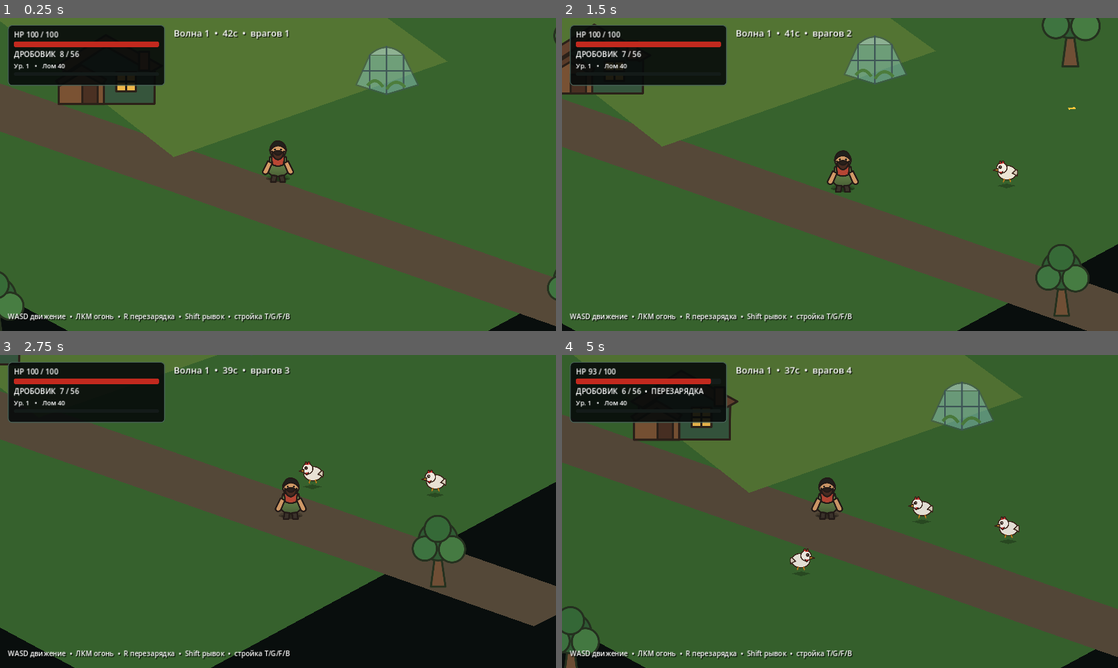
Above: before the commit, frames 1-4 (two rows, left to right).
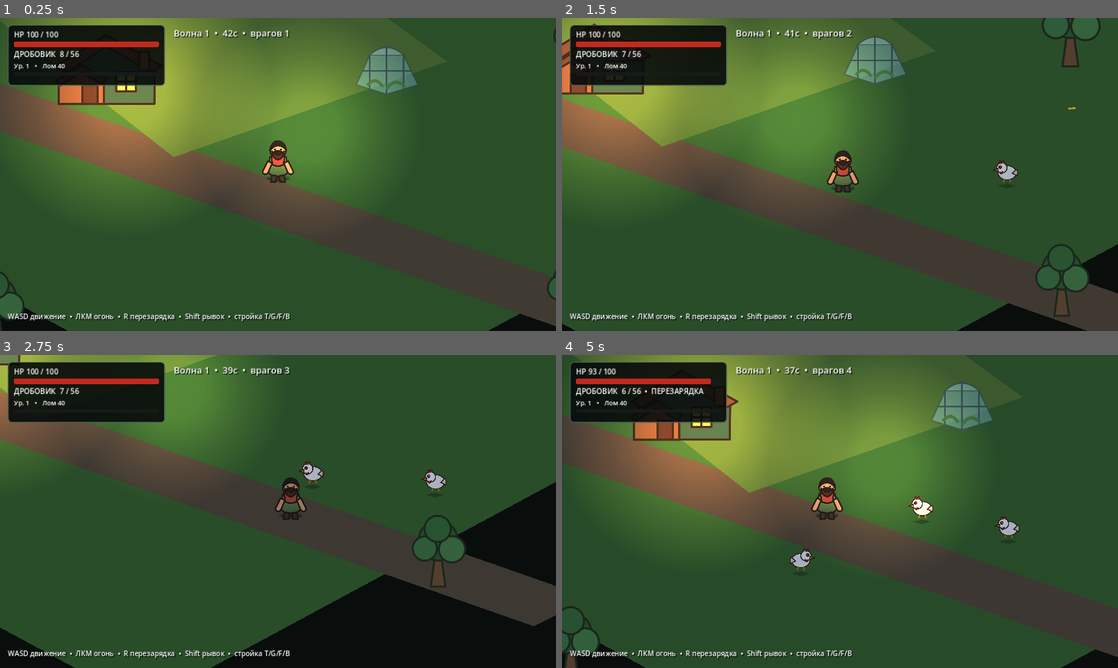
Above: after the commit, the same moments.

Repository: motomotoo1997-art/monster-quest
Game: Godot game, scene res://scenes/main.tscn
The game is run twice, just before and just after one commit, with the same random seed, the same clock (stepped at 60 frames per second) and the same inputs.
Inputs (mouse positions are in pixels of both pictures, inside the frame that each line leads up to):
- Up to frame 1 (0.25 s): no input
- Up to frame 2 (1.5 s): tap Enter at 0.5 s; move the mouse to (962, 158) at 0.52 s; hold D 0.53-1.28 s; tap T at 0.6 s; click (962, 158) at 0.67 s; move the mouse to (728, 190) at 1.27 s; hold S from 1.28 s (still down); tap G at 1.35 s
- Up to frame 3 (2.75 s): move the mouse to (333, 442) at 2.02 s; release S at 2.03 s; hold D from 2.03 s (still down); tap F at 2.1 s
- Up to frame 4 (5 s): move the mouse to (812, 574) at 2.77 s; release D at 2.78 s; hold W 2.78-3.53 s; tap B at 2.85 s; click (812, 574) at 2.92 s; move the mouse to (1006, 558) at 3.52 s; hold Shift 3.53-4.28 s; hold A from 3.53 s (still down); move the mouse to (673, 464) at 4.27 s; tap R at 4.35 s

The runs differ from the first frame. In frame 1, 17% of the frame differs, in the area x 0-100%, y 0-96%; in frame 2, 15%; in frame 3, 4.4%; in frame 4, 17%.

Commit message:
art: add ambient and warm 2D lighting

Diff:
--- a/dacha-last-day/scenes/main.tscn
+++ b/dacha-last-day/scenes/main.tscn
@@ -6,6 +6,7 @@
 [ext_resource type="Texture2D" path="res://assets/greenhouse.svg" id="4"]
 [ext_resource type="Texture2D" path="res://assets/tree.svg" id="5"]
 [ext_resource type="PackedScene" path="res://scenes/dacha_core.tscn" id="6"]
+[ext_resource type="Texture2D" path="res://assets/light_radial.svg" id="7"]
 
 [sub_resource type="StyleBoxFlat" id="StatusPanel"]
 bg_color = Color(0.025, 0.04, 0.04, 0.9)
@@ -48,6 +49,8 @@
 script = ExtResource("1")
 [node name="World" type="Node2D" parent="."]
 y_sort_enabled = true
+[node name="AmbientModulate" type="CanvasModulate" parent="World"]
+color = Color(0.74, 0.79, 0.9, 1)
 [node name="Ground" type="Polygon2D" parent="World"]
 polygon = PackedVector2Array(-1300, 0, 0, -700, 1300, 0, 0, 700)
 color = Color(0.22, 0.39, 0.18, 1)
@@ -64,12 +67,24 @@
 position = Vector2(-390, -160)
 texture = ExtResource("3")
 scale = Vector2(0.62, 0.62)
+[node name="HouseWarmLight" type="PointLight2D" parent="World"]
+position = Vector2(-350, -112)
+texture = ExtResource("7")
+texture_scale = 2.7
+energy = 1.35
+color = Color(1, 0.63, 0.31, 1)
 [node name="DachaCore" parent="World" instance=ExtResource("6")]
 position = Vector2(-390, -45)
 [node name="Greenhouse" type="Sprite2D" parent="World"]
 position = Vector2(250, -165)
 texture = ExtResource("4")
 scale = Vector2(0.52, 0.52)
+[node name="YardWarmLight" type="PointLight2D" parent="World"]
+position = Vector2(70, -25)
+texture = ExtResource("7")
+texture_scale = 2.1
+energy = 0.85
+color = Color(1, 0.76, 0.42, 1)
 [node name="Tree1" type="Sprite2D" parent="World"]
 position = Vector2(-760, -90)
 texture = ExtResource("5")
Not shown: 1 places in dacha-last-day/scenes/main.tscn that only renumber resources
